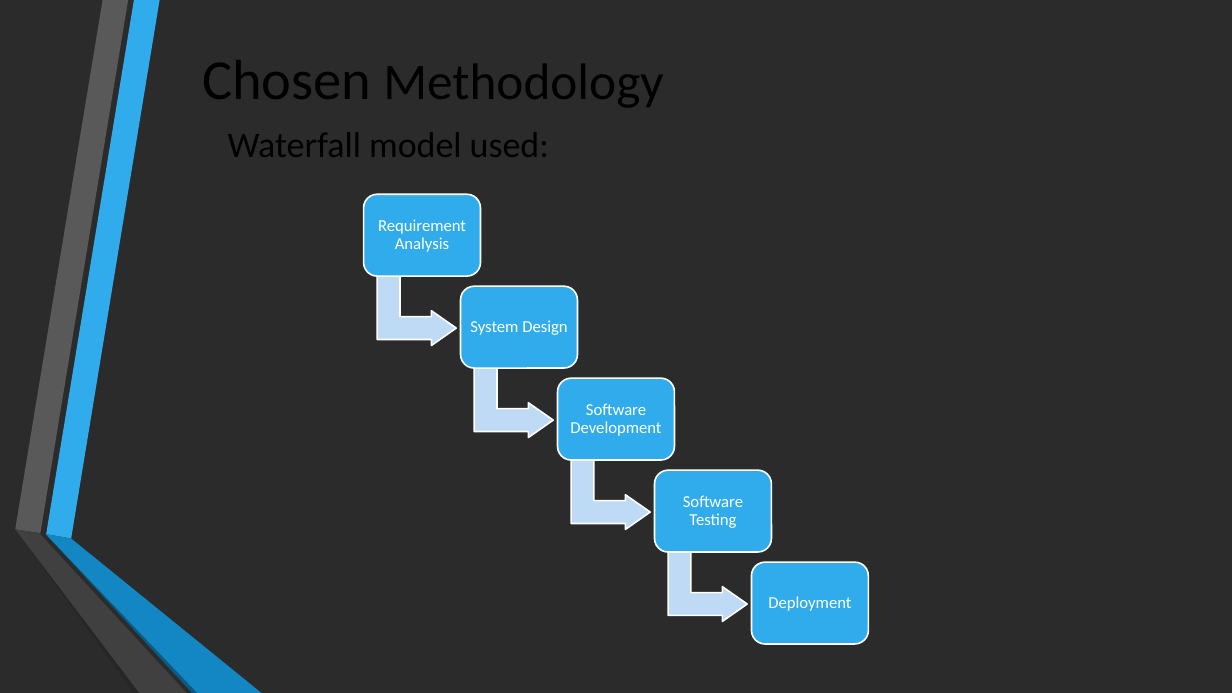
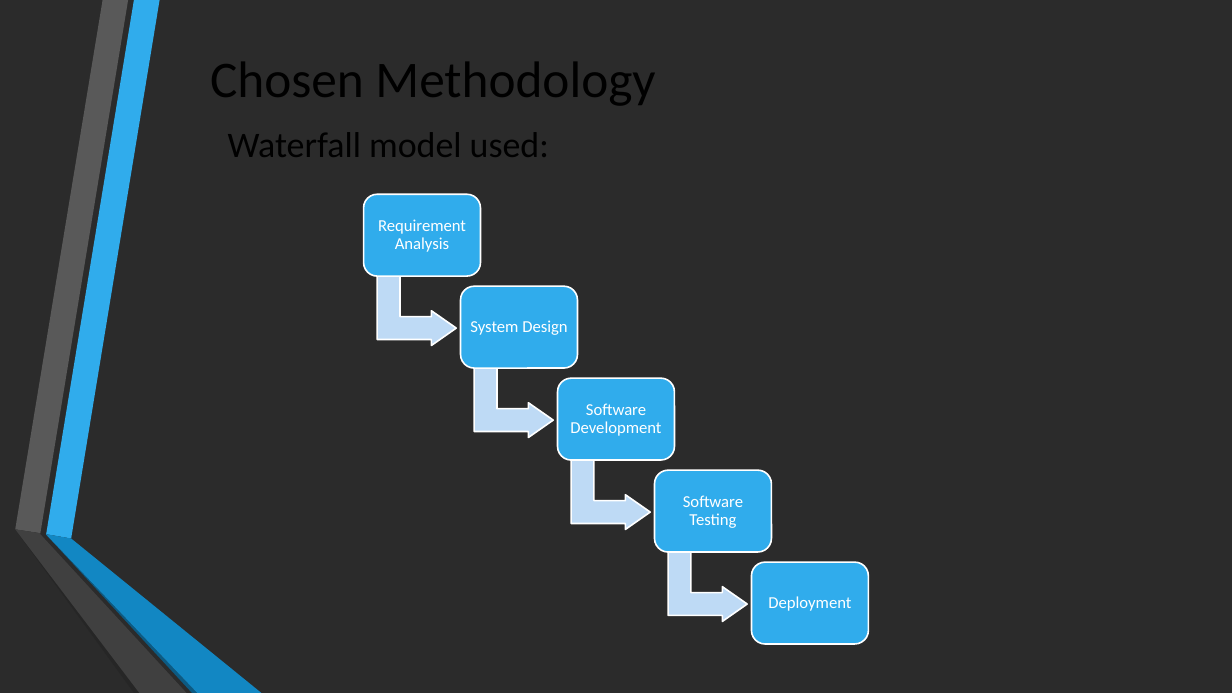
Before and after one commit to 10Rajin/Presentation, a slide deck: slide 4 of Banking Management System.pptx. Drawn at 1232x693 pixels with LibreOffice and Linux fonts; fonts in the diff are those of the drawing; background and template pictures are left out; a plain dark background stands for a picture behind light text. Boxes give left, top, right and bottom in pixels: in the first picture for what was removed or moved away, otherwise in the second. Text is boxed around its words. In the diff, an @@ line names an element or a change of style, - is before the commit and + after.

```diff
--- a/Banking Management System.pptx
+++ b/Banking Management System.pptx
@@ title "Chosen Methodology" at [210, 62, 655, 105]: size 44 to 40 pt in "Chosen" @@
```
Also in this commit, not shown: 5 other slides changed.
